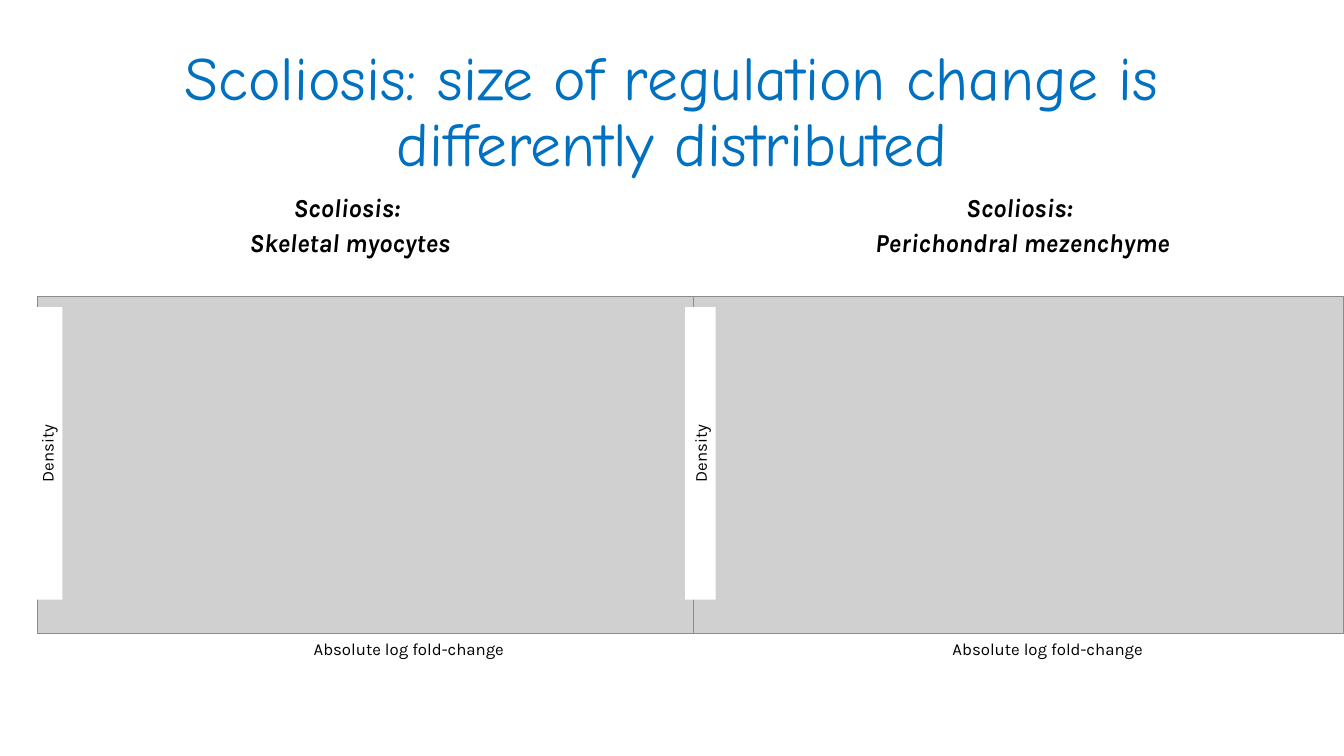
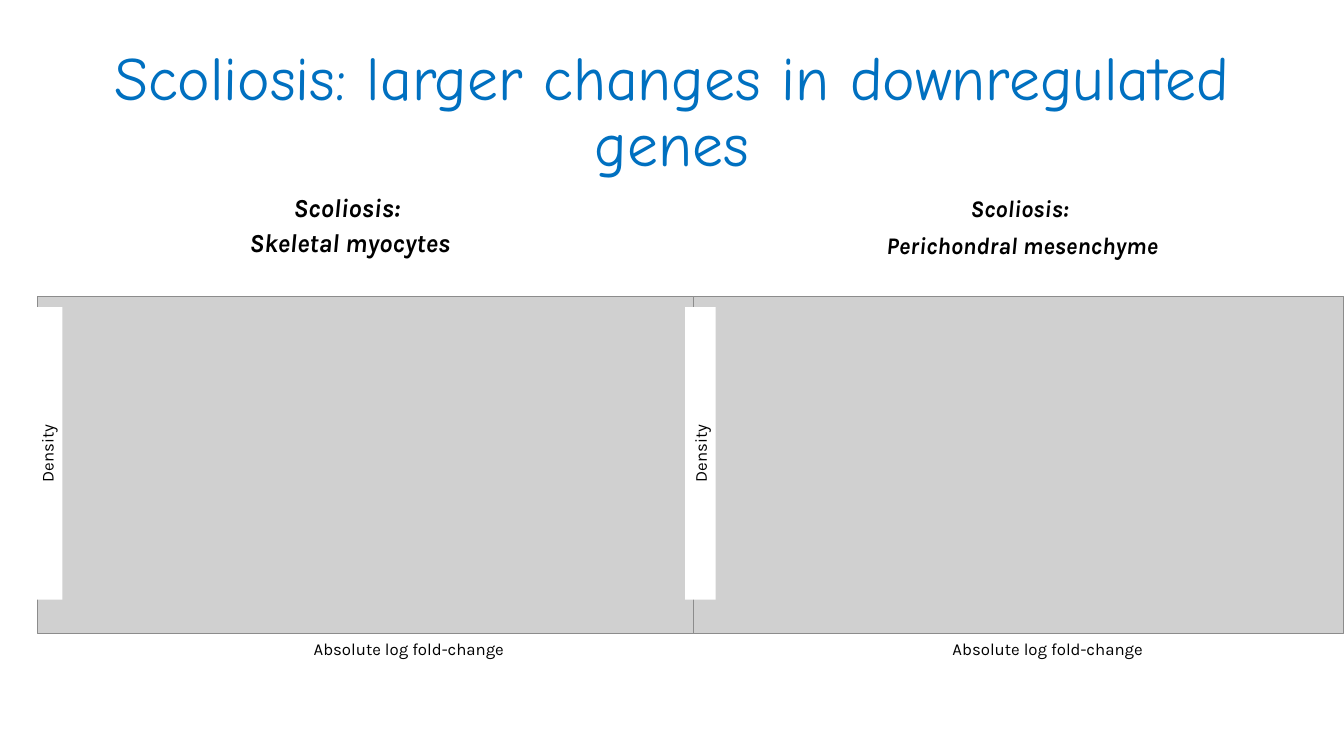
Before and after one commit to GilSasson1/DS_Project_WIS, a slide deck: slide 14 of presentation.pptx. Drawn at 1344x756 pixels with LibreOffice and Linux fonts; fonts in the diff are those of the drawing; grey boxes stand for pictures. Boxes give left, top, right and bottom in pixels: in the first picture for what was removed or moved away, otherwise in the second. Text is boxed around its words. In the diff, an @@ line names an element or a change of style, - is before the commit and + after.

```diff
--- a/presentation.pptx
+++ b/presentation.pptx
@@ title at (x1=114, y1=57, x2=1229, y2=178): text changed @@
-Scoliosis: size of regulation change is differently distributed
+Scoliosis: larger changes in downregulated genes
@@ text at (x1=970, y1=200, x2=1068, y2=218): size 18.5 to 17 pt in "Scoliosis:"; line spacing 0.7 to 0.8 @@
@@ text at (x1=886, y1=237, x2=1158, y2=260): text changed; size 18.5 to 17 pt @@
-Perichondral mezenchyme
+Perichondral mesenchyme
```
Also in this commit, not shown: 8 other slides changed, 1 other file.
